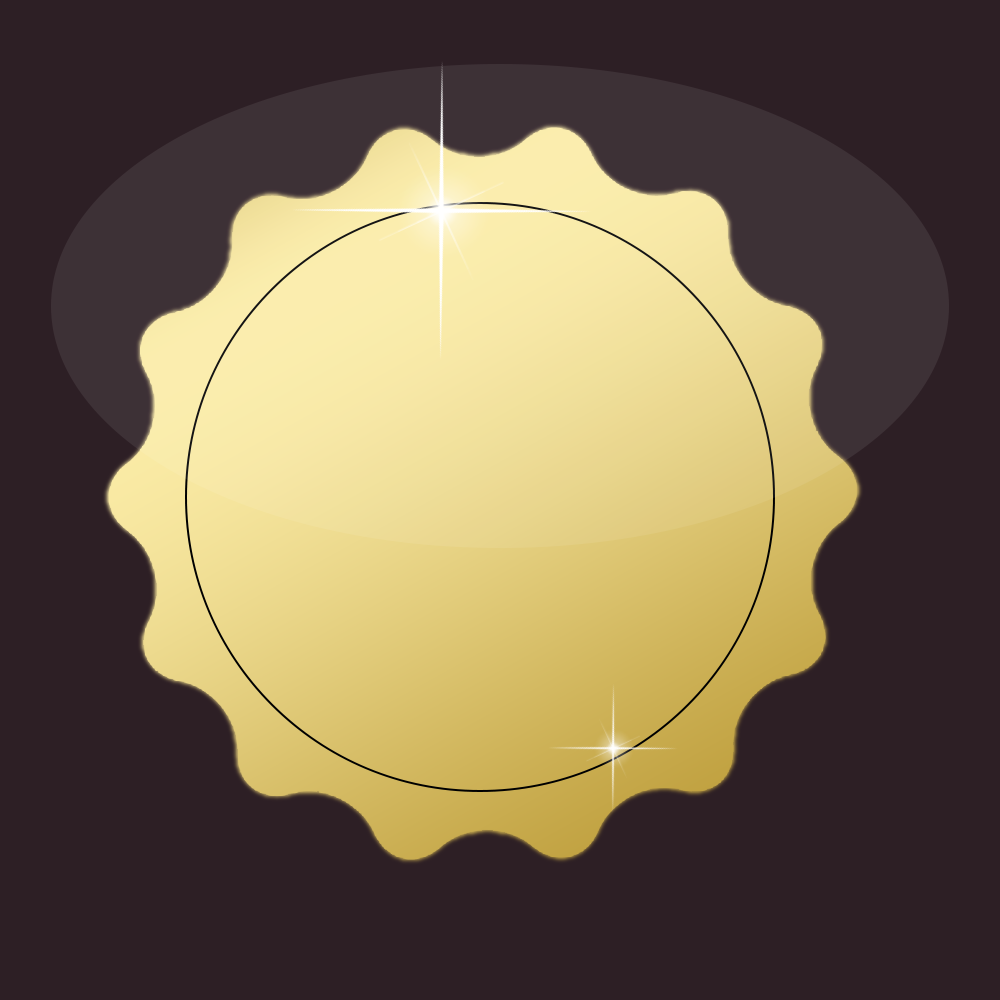
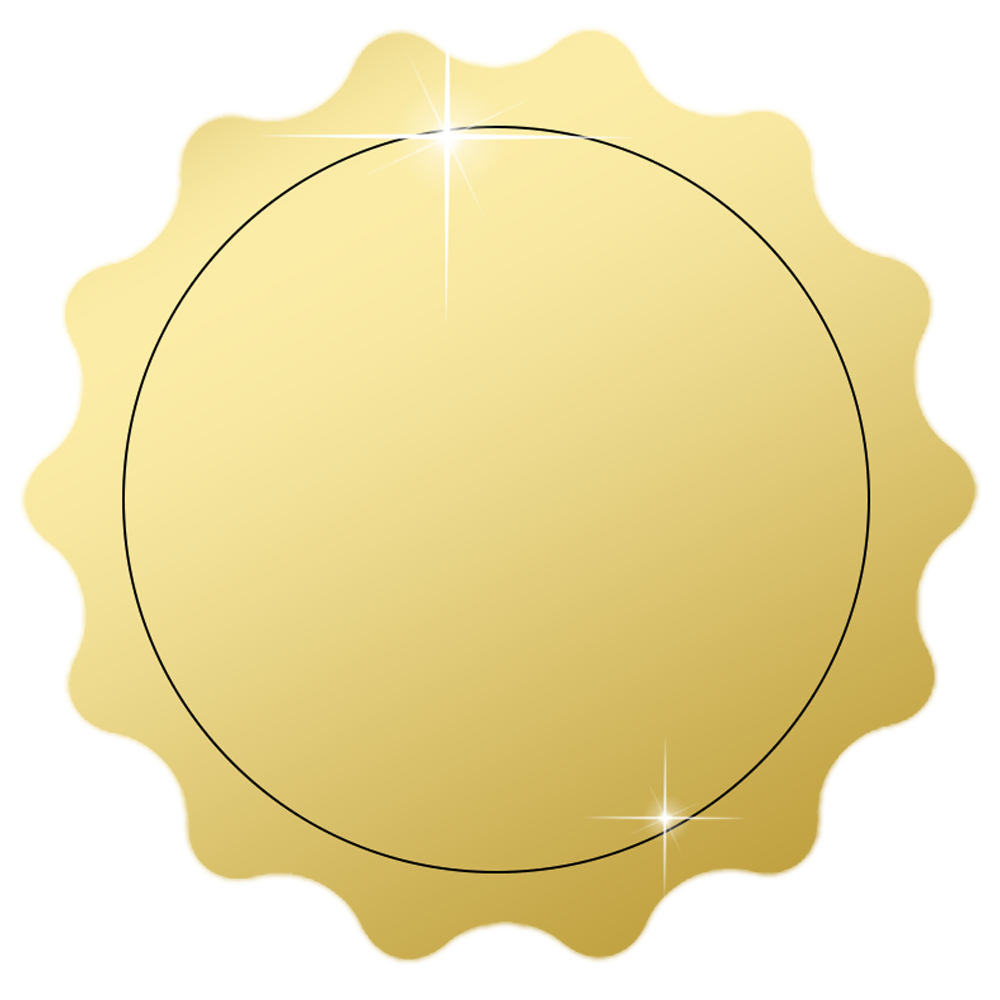
The second 1000px x 1000px image is a revision of the first. Changes to its layers:
renamed "Layer 0" to "Layer 5", moved it above "Layer 3", painted on it over [0, 0, 1000, 1000]
hid "Layer 3" over [548, 684, 678, 813]
hid "Layer 2" over [291, 61, 592, 360]
removed layer "Ellipse 2" (was 8%) over [51, 64, 949, 548]
hid "Ellipse 1", painted on it over [185, 202, 775, 792]
hid "Layer 1" over [102, 122, 864, 865]
